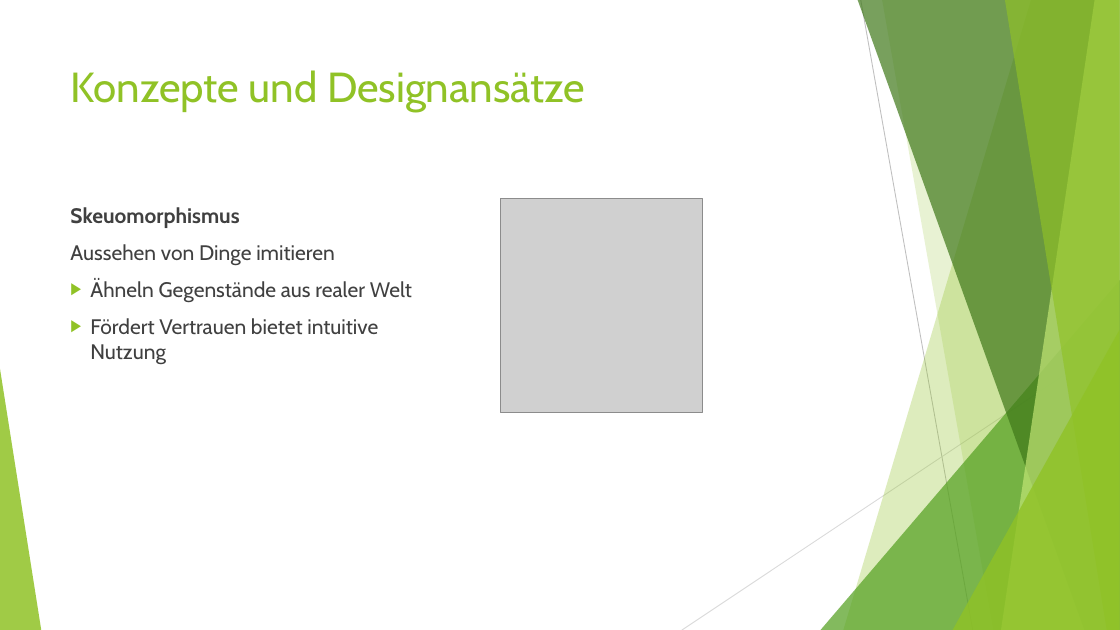
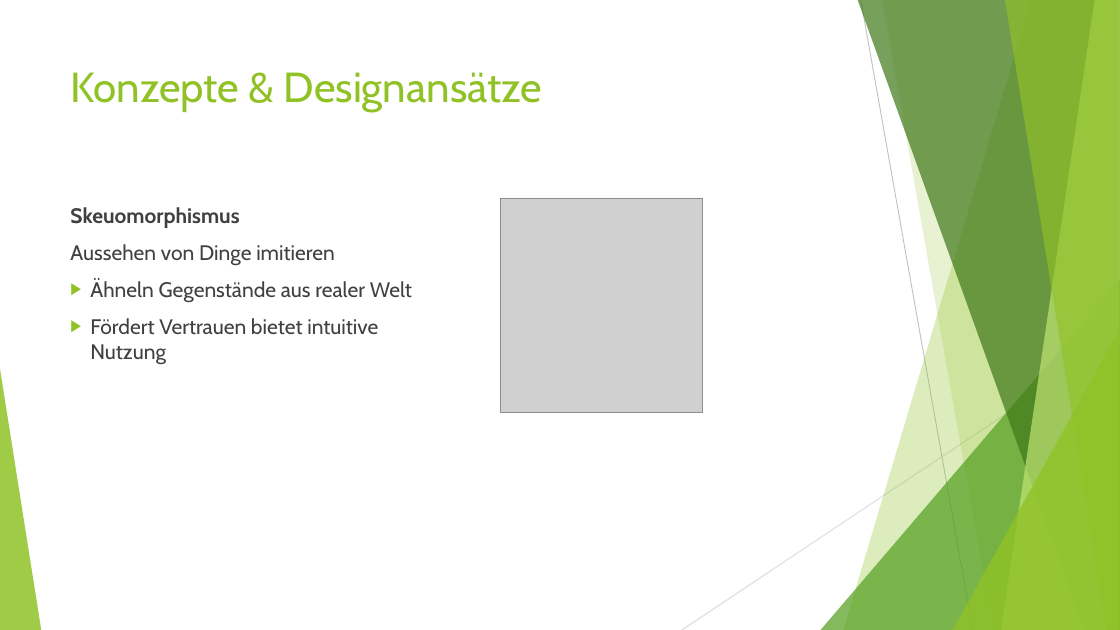
Before and after one commit to Ufo391/KSWE_DOKU, a slide deck: slide 6 of Vortrag/Mobile Anwendungsentwicklung.ppt. Drawn at 1120x630 pixels with LibreOffice and Linux fonts; fonts in the diff are those of the drawing; grey boxes stand for pictures. Boxes give left, top, right and bottom in pixels: in the first picture for what was removed or moved away, otherwise in the second. Text is boxed around its words. In the diff, an @@ line names an element or a change of style, - is before the commit and + after.

```diff
--- a/Vortrag/Mobile Anwendungsentwicklung.ppt
+++ b/Vortrag/Mobile Anwendungsentwicklung.ppt
@@ title at box(71, 72, 542, 112): text changed @@
-Konzepte und Designansätze
+Konzepte & Designansätze
```
Also in this commit, not shown: 2 other slides changed.
